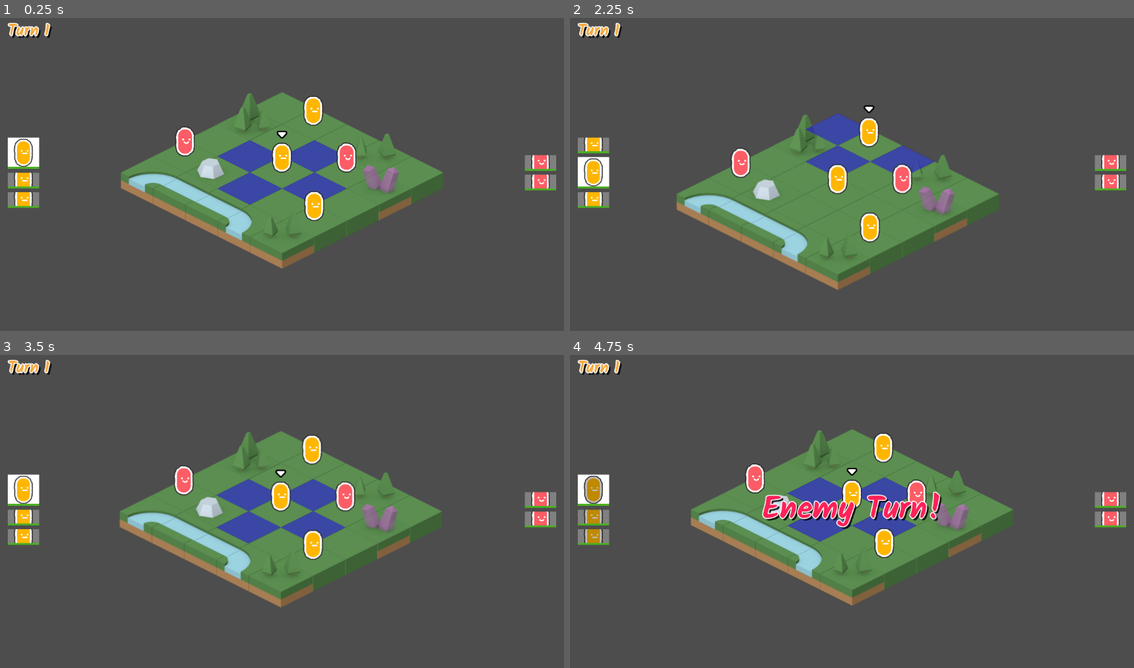
Above: before the commit, frames 1-4 (two rows, left to right).
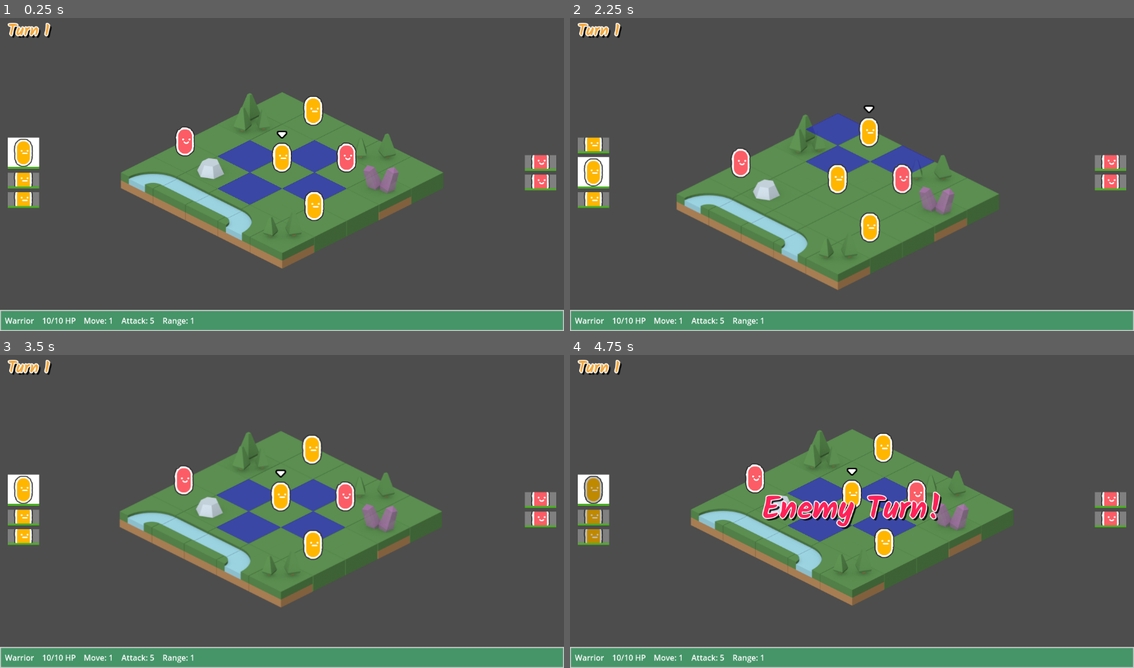
Above: after the commit, the same moments.

Repository: CreatedBySeb/godot-test
Game: Godot game, scene res://scenes/game.tscn
Same seed, same stepped clock (60 frames per second), same inputs: the game is played once before the commit and once after it.
Inputs (mouse positions are in pixels of both pictures, inside the frame that each line leads up to):
- Up to frame 1 (0.25 s): no input
- Up to frame 2 (2.25 s): tap Enter at 0.5, 2 s; move the mouse to (976, 155) at 0.52 s; click (976, 155) at 0.6 s; tap Space at 1.25 s; move the mouse to (739, 187) at 1.27 s; click (739, 187) at 1.35 s; move the mouse to (908, 102) at 2.02 s; tap E (select_next_unit) at 2.1 s
- Up to frame 3 (3.5 s): click (338, 439) at 2.3 s; move the mouse to (253, 574) at 2.77 s; tap Q (select_prev_unit) at 2.85 s; click (253, 574) at 3.05 s
- Up to frame 4 (4.75 s): move the mouse to (1021, 558) at 3.52 s; click (1021, 558) at 3.6 s; tap Escape (end_turn) at 4.15 s; move the mouse to (682, 461) at 4.27 s; click (682, 461) at 4.35 s

The runs differ from the first frame. In frame 1, 6.8% of the frame differs, in the area x 0-100%, y 93-100%; in frame 2, 6.8%; in frame 3, 6.8%; in frame 4, 6.8%.

Commit message:
Add basic unit info HUD

Diff:
--- a/classes/enemy_warrior_class.tres
+++ b/classes/enemy_warrior_class.tres
@@ -9,4 +9,5 @@
 base_attack_range = 1
 max_health = 5
 move_range = 1
+name = "Enemy Warrior"
 sprite = ExtResource("2_f4rwj")
--- a/classes/warrior_class.tres
+++ b/classes/warrior_class.tres
@@ -9,4 +9,5 @@
 base_attack_range = 1
 max_health = 10
 move_range = 1
+name = "Warrior"
 sprite = ExtResource("2_u7nhn")
--- a/scenes/hud.tscn
+++ b/scenes/hud.tscn
@@ -1,7 +1,14 @@
-[gd_scene load_steps=7 format=3 uid="uid://dxk85w7vy2hfx"]
+[gd_scene load_steps=8 format=3 uid="uid://dxk85w7vy2hfx"]
 
 [ext_resource type="Script" path="res://scripts/hud.gd" id="1_wbaq2"]
 [ext_resource type="Theme" path="res://hud_large_theme.tres" id="2_psbrg"]
+
+[sub_resource type="StyleBoxFlat" id="StyleBoxFlat_byxom"]
+bg_color = Color(0.269186, 0.583411, 0.406618, 1)
+border_width_left = 2
+border_width_top = 2
+border_width_right = 2
+border_width_bottom = 2
 
 [sub_resource type="Animation" id="Animation_eyfxl"]
 length = 0.001
@@ -150,6 +157,53 @@
 size_flags_vertical = 4
 theme_override_constants/separation = 8
 
+[node name="PanelContainer" type="PanelContainer" parent="."]
+anchors_preset = 12
+anchor_top = 1.0
+anchor_right = 1.0
+anchor_bottom = 1.0
+offset_top = -4.0
+grow_horizontal = 2
+grow_vertical = 0
+size_flags_vertical = 8
+theme_override_styles/panel = SubResource("StyleBoxFlat_byxom")
+
+[node name="MarginContainer" type="MarginContainer" parent="PanelContainer"]
+layout_mode = 2
+theme_override_constants/margin_left = 8
+theme_override_constants/margin_top = 8
+theme_override_constants/margin_right = 8
+theme_override_constants/margin_bottom = 8
+
+[node name="HBoxContainer" type="HBoxContainer" parent="PanelContainer/MarginContainer"]
+layout_mode = 2
+theme_override_constants/separation = 16
+
+[node name="UnitName" type="Label" parent="PanelContainer/MarginContainer/HBoxContainer"]
+unique_name_in_owner = true
+layout_mode = 2
+text = "Unit Name"
+
+[node name="UnitHealth" type="Label" parent="PanelContainer/MarginContainer/HBoxContainer"]
+unique_name_in_owner = true
+layout_mode = 2
+text = "10/10 HP"
+
+[node name="UnitMoveRange" type="Label" parent="PanelContainer/MarginContainer/HBoxContainer"]
+unique_name_in_owner = true
+layout_mode = 2
+text = "Move: 1"
+
+[node name="UnitAttack" type="Label" parent="PanelContainer/MarginContainer/HBoxContainer"]
+unique_name_in_owner = true
+layout_mode = 2
+text = "Attack: 5"
+
+[node name="UnitAttackRange" type="Label" parent="PanelContainer/MarginContainer/HBoxContainer"]
+unique_name_in_owner = true
+layout_mode = 2
+text = "Range: 1"
+
 [node name="YourTurnFlash" type="Label" parent="."]
 visible = false
 anchors_preset = 8
@@ -157,10 +211,10 @@
 anchor_top = 0.5
 anchor_right = 0.5
 anchor_bottom = 0.5
-offset_left = 426.5
-offset_top = 272.5
-offset_right = 725.5
-offset_bottom = 375.5
+offset_left = -149.5
+offset_top = -51.5
+offset_right = 149.5
+offset_bottom = 51.5
 grow_horizontal = 2
 grow_vertical = 2
 theme = ExtResource("2_psbrg")
@@ -177,10 +231,10 @@
 anchor_top = 0.5
 anchor_right = 0.5
 anchor_bottom = 0.5
-offset_left = 1152.0
-offset_top = 272.5
-offset_right = 1518.0
-offset_bottom = 375.5
+offset_left = 576.0
+offset_top = -51.5
+offset_right = 942.0
+offset_bottom = 51.5
 grow_horizontal = 2
 grow_vertical = 2
 theme = ExtResource("2_psbrg")
--- a/scripts/UnitClass.gd
+++ b/scripts/UnitClass.gd
@@ -5,4 +5,5 @@
 @export var base_attack_range: int
 @export var max_health: int
 @export var move_range: int
+@export var name: String
 @export var sprite: Texture2D
--- a/scripts/hud.gd
+++ b/scripts/hud.gd
@@ -1,6 +1,12 @@
 extends CanvasLayer
 
 const UnitPreview = preload("res://scenes/unit_preview.tscn")
+
+@onready var unit_attack: Label = %UnitAttack
+@onready var unit_attack_range: Label = %UnitAttackRange
+@onready var unit_health: Label = %UnitHealth
+@onready var unit_move_range: Label = %UnitMoveRange
+@onready var unit_name: Label = %UnitName
 
 @onready var animation_player: AnimationPlayer = $AnimationPlayer
 @onready var enemy_previews: VBoxContainer = $MarginContainer/EnemyPreviews
@@ -12,6 +18,13 @@
 
 func update_hud() -> void:
 	turn_number.text = "Turn " + str(game.turn)
+	var selected_unit = game.all_units[game.selected_unit]
+
+	unit_name.text = selected_unit.unit_class.name
+	unit_health.text = str(selected_unit.health) + "/" + str(selected_unit.unit_class.max_health) + " HP"
+	unit_move_range.text = "Move: " + str(selected_unit.unit_class.move_range)
+	unit_attack.text = "Attack: " + str(selected_unit.unit_class.base_attack)
+	unit_attack_range.text = "Range: " + str(selected_unit.unit_class.base_attack_range)
 
 	for child in player_previews.get_children() + enemy_previews.get_children():
 		child.queue_free()
@@ -20,13 +33,13 @@
 		var preview = UnitPreview.instantiate()
 		preview.unit = unit
 		player_previews.add_child(preview)
-		preview.set_highlighted(game.all_units[game.selected_unit] == unit)
+		preview.set_highlighted(selected_unit == unit)
 
 	for unit in game.enemy_units:
 		var preview = UnitPreview.instantiate()
 		preview.unit = unit
 		enemy_previews.add_child(preview)
-		preview.set_highlighted(game.all_units[game.selected_unit] == unit)
+		preview.set_highlighted(selected_unit == unit)
 
 
 func advance_turn() -> void:
